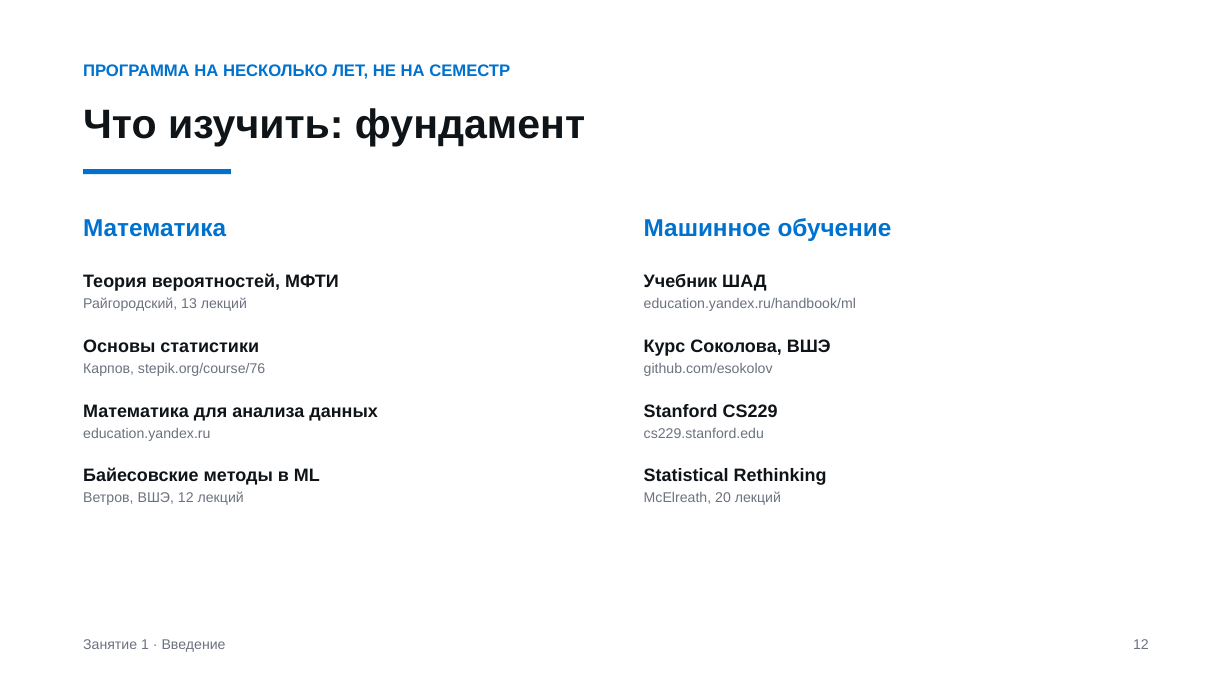
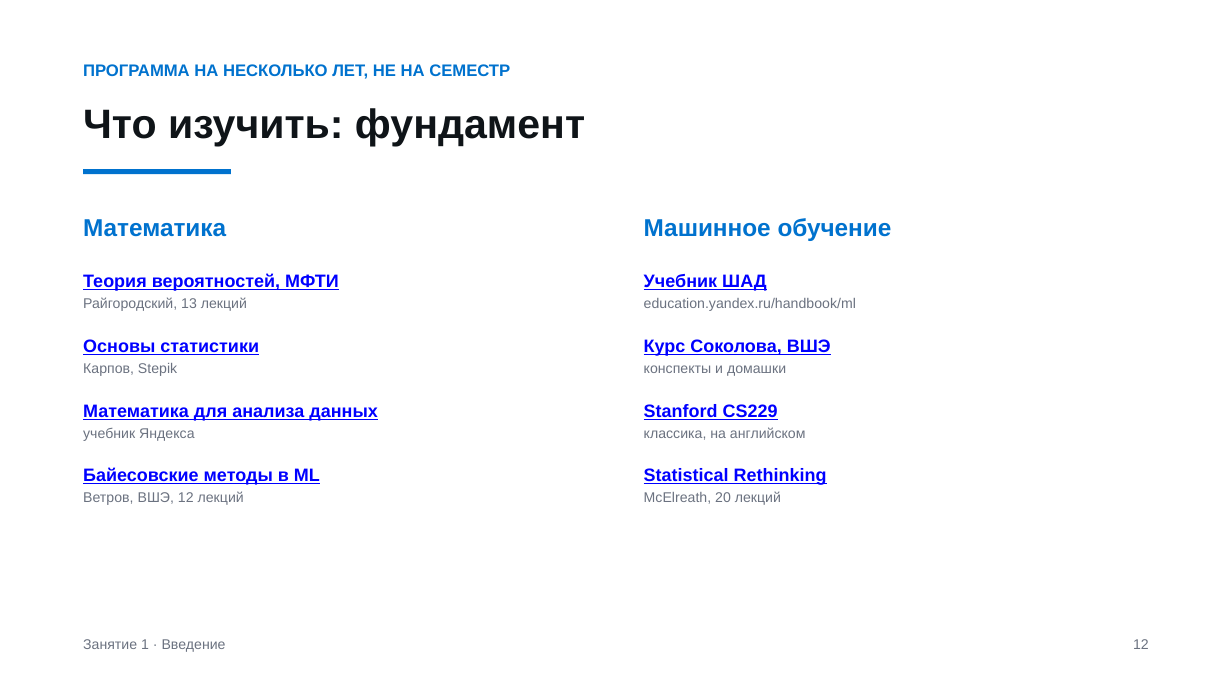
Before and after one commit to AmpiroMax/ml_dafe_mipt, a slide deck: slide 13 of classes/week_01_intro/lecture_01.pptx. Drawn at 1232x693 pixels with LibreOffice and Linux fonts; fonts in the diff are those of the drawing. Boxes give left, top, right and bottom in pixels: in the first picture for what was removed or moved away, otherwise in the second. Text is boxed around its words. In the diff, an @@ line names an element or a change of style, - is before the commit and + after.

```diff
--- a/classes/week_01_intro/lecture_01.pptx
+++ b/classes/week_01_intro/lecture_01.pptx
@@ text at (83, 363, 177, 376): text changed @@
-Карпов, stepik.org/course/76
+Карпов, Stepik
@@ text at (644, 365, 786, 376): text changed @@
-github.com/esokolov
+конспекты и домашки
@@ text at (83, 428, 194, 441): text changed @@
-education.yandex.ru
+учебник Яндекса
@@ text at (644, 427, 806, 440): text changed @@
-cs229.stanford.edu
+классика, на английском
@@ text colour #0F1418 to #0000FF, underline on in 8 elements at (83, 273, 339, 291), (83, 339, 259, 355), (83, 404, 378, 421), (83, 468, 320, 485), (644, 274, 767, 291), (644, 339, 831, 356), (644, 404, 778, 420), (644, 468, 827, 485) @@
```
Also in this commit, not shown: 1 other slide changed, 1 slide added, 1 slide removed, 4 other files.
